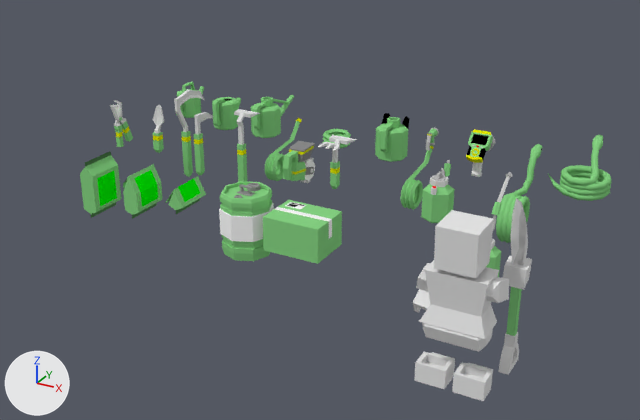
The Blender file crops/tools/tools.blend, before and after one commit.
Before and after are seen from a camera (50 mm lens) standing at (2.94, -11.14, 5.91) and looking at (-4.42, 2.23, -0.78). The lights are fixed; the arrows at lower left show +X, +Y and +Z.

In view in the first picture: 'bag1', 'bag2', 'package', 'planter', 'player_base_Mesh.042', 'shovel', 'sprayer.001', 'tank', 'watering can3', 'watering cat', 'watering snake', 'watering snake item'.
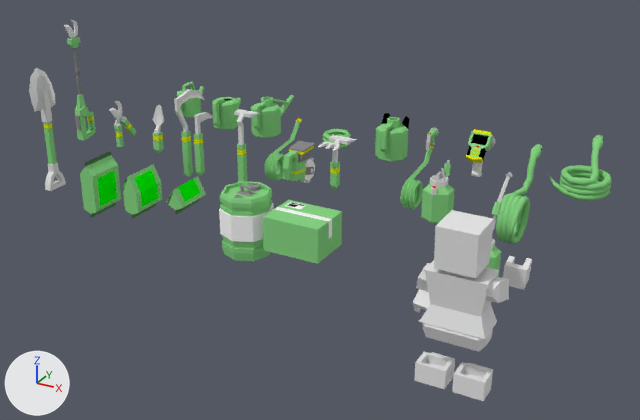
Where the newer file only moved an object's origin or applied its transform, the numbers keep the older frame.

The change, as a diff of the scene's bpy script:
```diff
--- a/crops/tools/tools.blend.py
+++ b/crops/tools/tools.blend.py
@@ me_cube_020 @@
+me_cube_020.from_pydata(...)  # 187 vertices, 175 faces; spans x -0.15..0.15, y -0.16..0.33, z -0.24..2.27
+me_cube_020.polygons.foreach_set('use_smooth', [True] * 175)
+# faces by material slot: [2, 84, 40, 4, 36, 9]
+me_cube_020.materials.append(mat_black)  # black #000000
+me_cube_020.materials.append(mat_blank)  # green #87d383
+me_cube_020.materials.append(mat_gray25)  # grey #898989
+me_cube_020.materials.append(mat_yellow)  # yellow #e7e700
+me_cube_020.materials.append(mat_gray75)  # light grey #e1e1e1
+me_cube_020.materials.append(mat_white)  # white #ffffff
@@ ob_shovel @@
 ob_shovel = bpy.data.objects.new('shovel', me_cube_016)
-ob_shovel.location = (0.0, 0.0, 0.0)
+ob_shovel.location = (-11.0, 2.0, 0.0)
 _m = ob_shovel.modifiers.new('EdgeSplit', 'EDGE_SPLIT')
@@ ob_long_clipper @@
+ob_long_clipper = bpy.data.objects.new('long clipper', me_cube_020)
+ob_long_clipper.location = (-10.0, 2.0, 0.0)
+_m = ob_long_clipper.modifiers.new('EdgeSplit', 'EDGE_SPLIT')
+_m.use_edge_angle = False
```

Pixel boxes (x1, y1, x2, y2) of what changed, in the pictures (640 x 420 px):
'shovel', moved: before (498, 198, 528, 375); after (29, 68, 66, 191)
'long clipper', added: after (64, 19, 96, 140)
    faces in mat_blank (green #87d383): (67, 36, 96, 140)
    faces in mat_gray25 (grey #898989): (73, 48, 88, 130)
    faces in mat_gray75 (light grey #e1e1e1): (64, 19, 78, 39)
